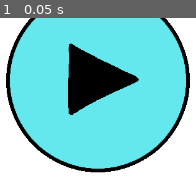
Above: before the commit, frame 1.
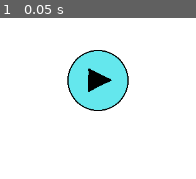
Above: after the commit, the same moment.

Repository: RanDumSocks/godot-easing-functions
Game: Godot game, scene res://scenes/menu/menu.tscn
Same seed, same stepped clock (60 frames per second), same inputs: the game is played once before the commit and once after it.
Inputs:
- Up to frame 1 (0.05 s): no input

The runs differ from the first frame. In frame 1, 73% of the frame differs, in the area x 3-97%, y 0-97%.

Commit message:
position and scale functions added

Diff:
--- a/scenes/menu/scripts/PlayButton.gd
+++ b/scenes/menu/scripts/PlayButton.gd
@@ -1,14 +1,24 @@
 extends Area2D
+
+onready var sprite = get_node("./Sprite")
 
 func _ready():
    setup_position()
+   set_scale_pixel(100)
 
-func _process(delta):
-   position
-
-func _input_event(viewport, event, shape_idx):
+func _input_event(_viewport, event, _shape_idx):
    if event.is_action_released("ui_accept"):
       print(event)
 
 func setup_position():
    position = Vector2(OS.window_size.x / 2, 100)
+
+func set_scale_pixel(pixel_scale: float, by_height=true):
+   var tex = sprite.texture
+   var size_reference = tex.get_height() if by_height else tex.get_width()
+   var new_scale = pixel_scale / size_reference
+   scale = Vector2(new_scale, new_scale)
+   if new_scale > 1:
+      push_warning("Sprite scale %2.2f > 1, may experience artifacts" % new_scale)
+   elif new_scale <= 0:
+      push_warning("Sprite scale %2.2f <= 0" % new_scale)
